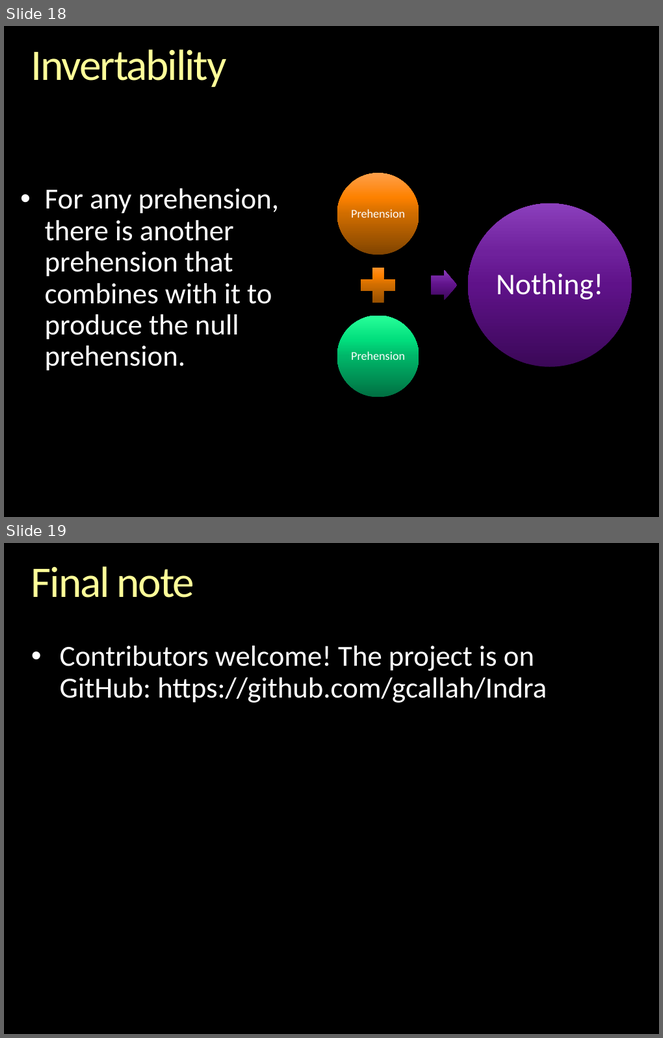
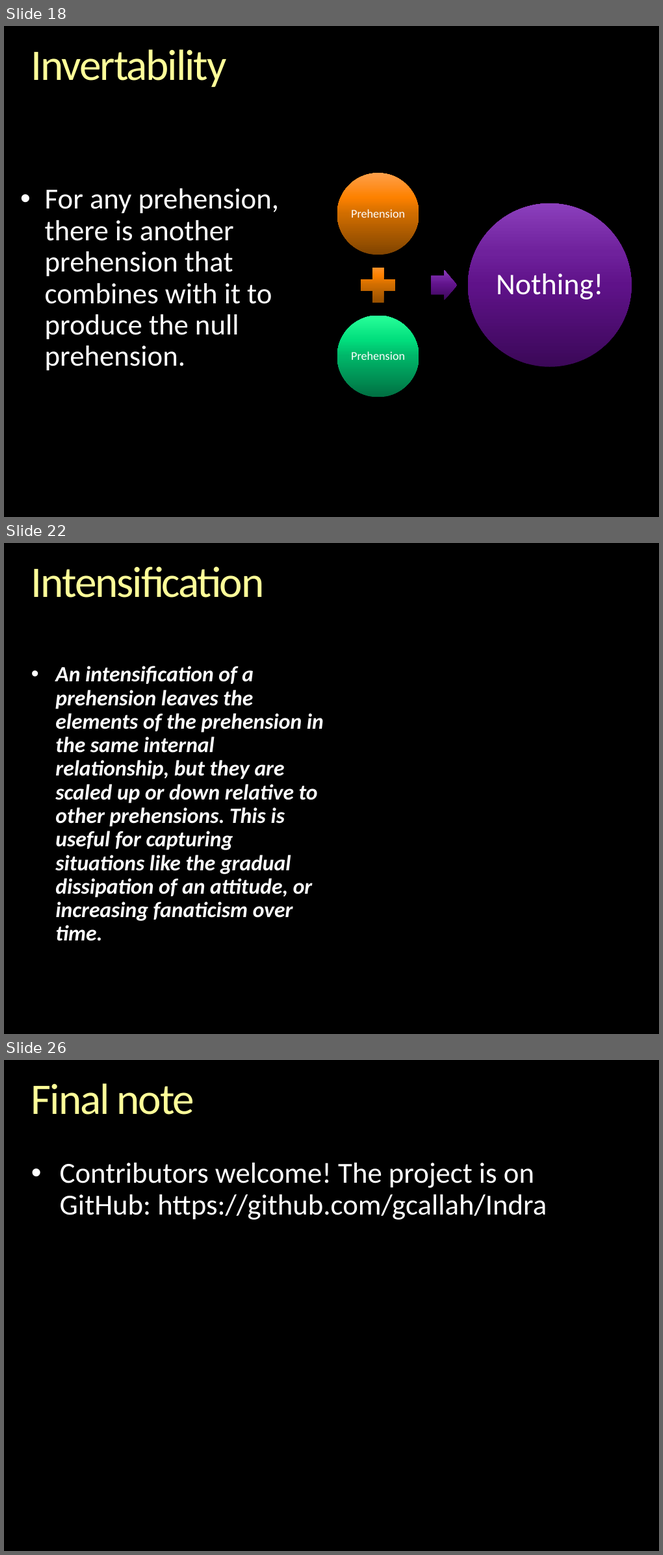
Before and after one commit to gcallah/indras_net, a slide deck: docs/ABMsAsAlgebraic.pptx. Shown one above the other, each under a label of ours: slides 18 and 19 before the commit, slides 18, 22 and 26 after it; the slides between them are not shown. The pictures are 663x1038 and 663x1555 pixels, drawn with LibreOffice and Linux fonts; fonts in the diff are those of the drawing; background and template pictures are left out. Boxes give left, top, right and bottom in pixels: in the first picture for what was removed or moved away, otherwise in the second. Text is boxed around its words. In the diff, an @@ line names an element or a change of style, - is before the commit and + after.

```diff
--- a/docs/ABMsAsAlgebraic.pptx
+++ b/docs/ABMsAsAlgebraic.pptx
@@ slide 22 added at (x1=4, y1=543, x2=659, y2=1034), background picture (left out) @@
@@ title added at (x1=31, y1=566, x2=264, y2=598), 48 pt, text gradient #FFFFB9 to #FFFF99 to #F6AE1E @@
+Intensification
@@ text added at (x1=55, y1=666, x2=324, y2=941), 24 pt, text #FFFFFF, bold, italic @@
+      • An intensification of a prehension leaves the elements of the prehension in the same internal relationship, but they are scaled up or down relative to other prehensions. This is useful for capturing situations like the gradual dissipation of an attitude, or increasing fanaticism over time.
@@ what was slide 19 is now slide 26 @@
```
Also in this commit, not shown: 5 slides changed, 7 other slides added, 1 other file.
